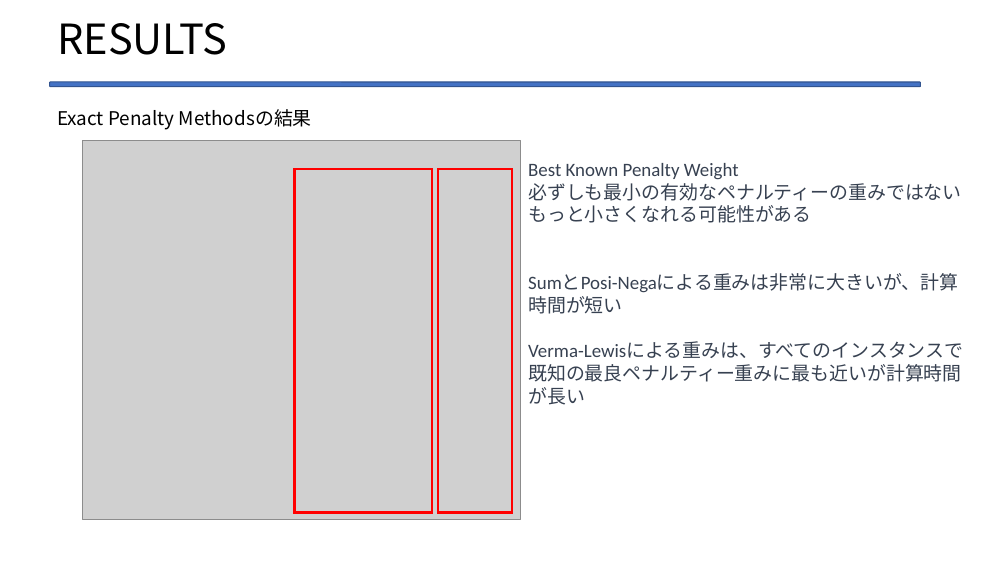
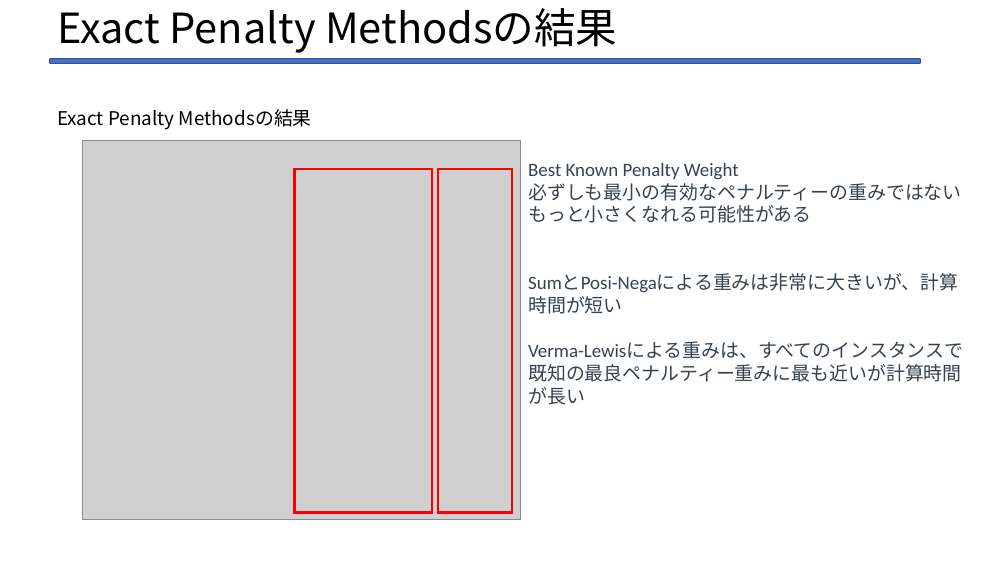
Before and after one commit to Legolas9999/zemi, a slide deck: slide 44 of lcj_ron_zemi2.pptx (slide 42 before the commit). Drawn at 1008x567 pixels with LibreOffice and Linux fonts; fonts in the diff are those of the drawing; grey boxes stand for pictures. Boxes give left, top, right and bottom in pixels: in the first picture for what was removed or moved away, otherwise in the second. Text is boxed around its words. In the diff, an @@ line names an element or a change of style, - is before the commit and + after.

```diff
--- a/lcj_ron_zemi2.pptx
+++ b/lcj_ron_zemi2.pptx
@@ title at (57,8,617,53): text changed @@
-RESULTS
+Exact Penalty Methodsの結果
@@ rounded rectangle: place and size @@
-rounded rectangle at (50,82,921,87)
+rounded rectangle at (50,59,921,64)
```
Also in this commit, not shown: 5 other slides changed, 3 slides added, 1 slide removed.
